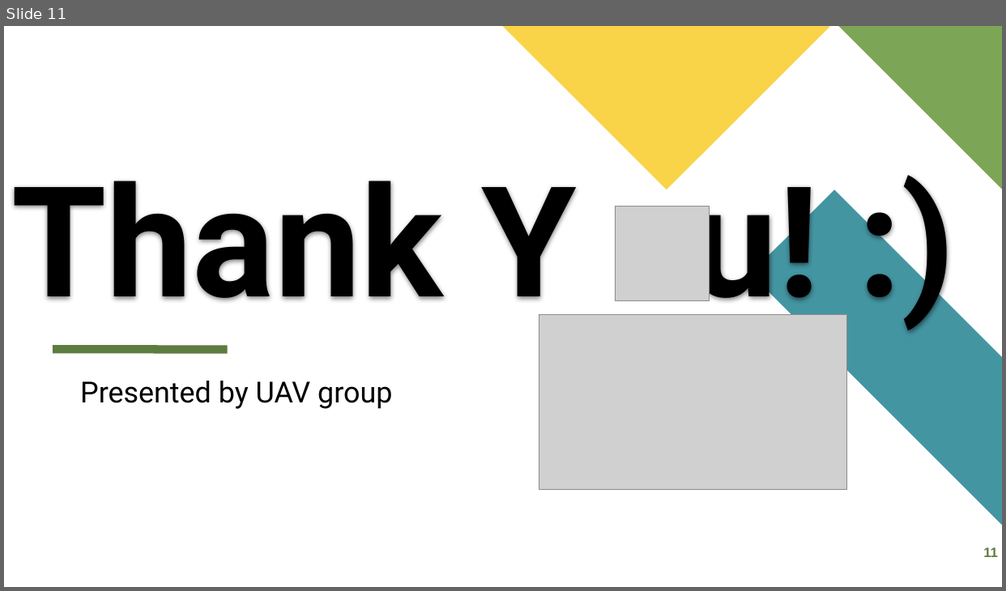
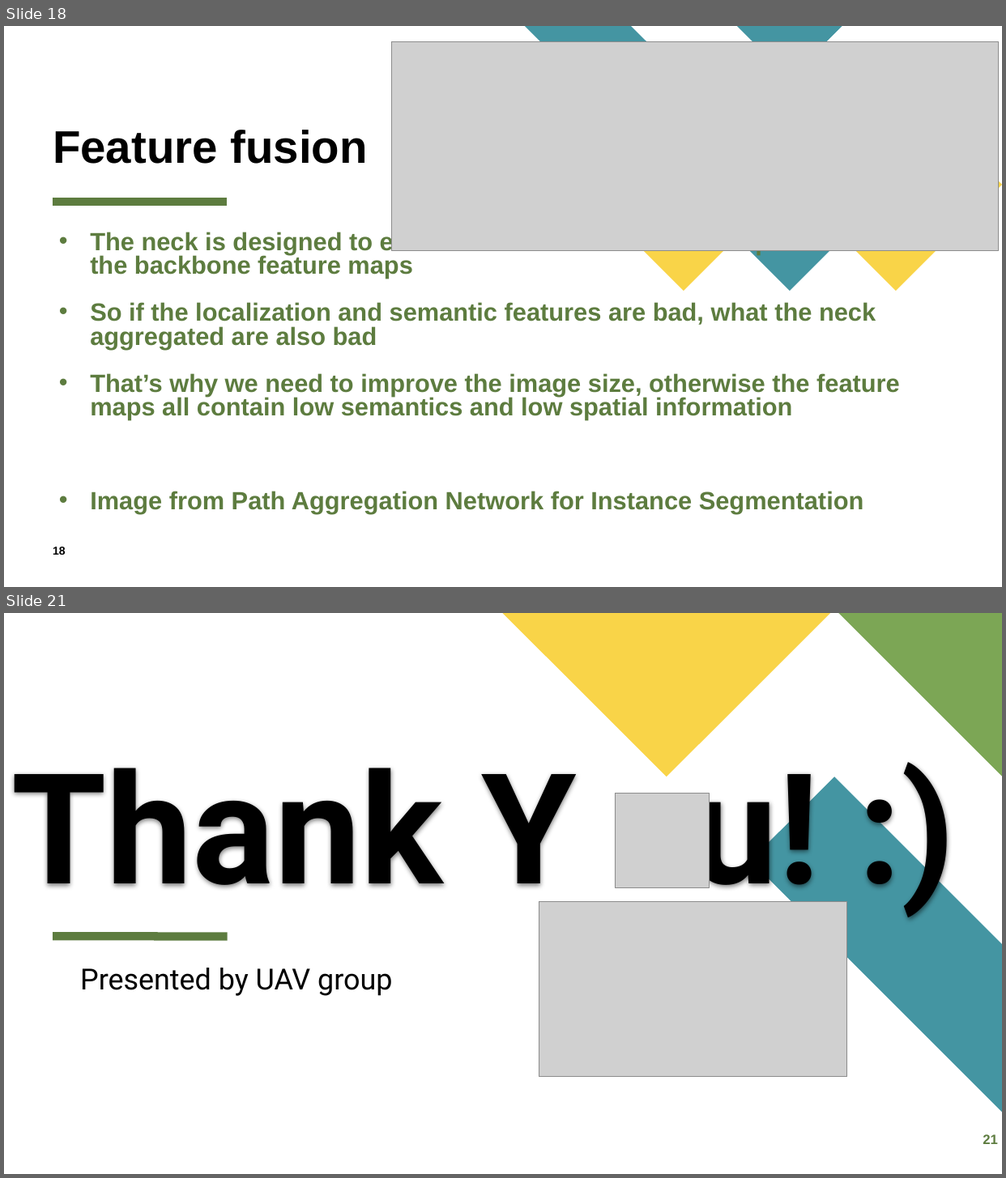
Before and after one commit to Kevin-Whoo/EE6008_48_UAV, a slide deck: EE6008_48_UAV_week4.pptx. Shown one above the other, each under a label of ours: slide 11 before the commit, slides 18 and 21 after it; the slides between them are not shown. The pictures are 1006x591 and 1006x1178 pixels, drawn with LibreOffice and Linux fonts; fonts in the diff are those of the drawing; grey boxes stand for pictures. Boxes give left, top, right and bottom in pixels: in the first picture for what was removed or moved away, otherwise in the second. Text is boxed around its words. In the diff, an @@ line names an element or a change of style, - is before the commit and + after.

```diff
--- a/EE6008_48_UAV_week4.pptx
+++ b/EE6008_48_UAV_week4.pptx
@@ slide 18 added at box(4, 26, 1002, 587), background #FFFFFF @@
@@ picture added at box(392, 41, 999, 251) @@
@@ group added at box(525, 26, 1002, 291): 4 freeform shapes @@
@@ title added at box(53, 130, 368, 164), 44 pt, text #000000, bold @@
+Feature fusion
@@ line added from (53, 202) to (227, 202), #5D7C3F 8 pt @@
@@ text added at box(90, 230, 918, 514), 24 pt, text #5D7C3F, bold @@
+• The neck is designed to extract as much information as possible from the backbone feature maps
+• So if the localization and semantic features are bad, what the neck aggregated are also bad
+• That’s why we need to improve the image size, otherwise the feature maps all contain low semantics and low spatial information
+• Image from Path Aggregation Network for Instance Segmentation
@@ page number added at box(53, 547, 66, 555), 11 pt, text #000000, bold @@
+18
@@ what was slide 11 is now slide 21 @@
@@ page number at box(982, 1135, 998, 1144): text changed @@
-11
+21
```
Also in this commit, not shown: 4 slides changed, 15 other slides added, 6 slides removed, 6 other files.
